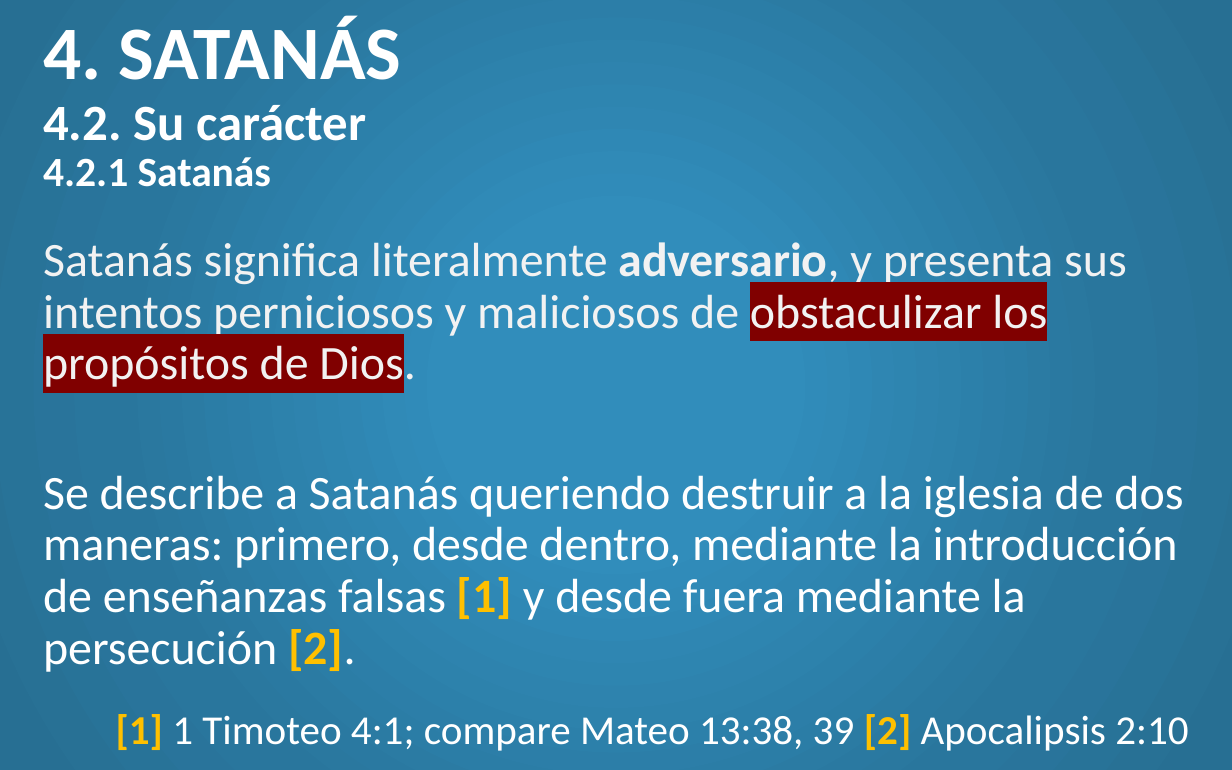
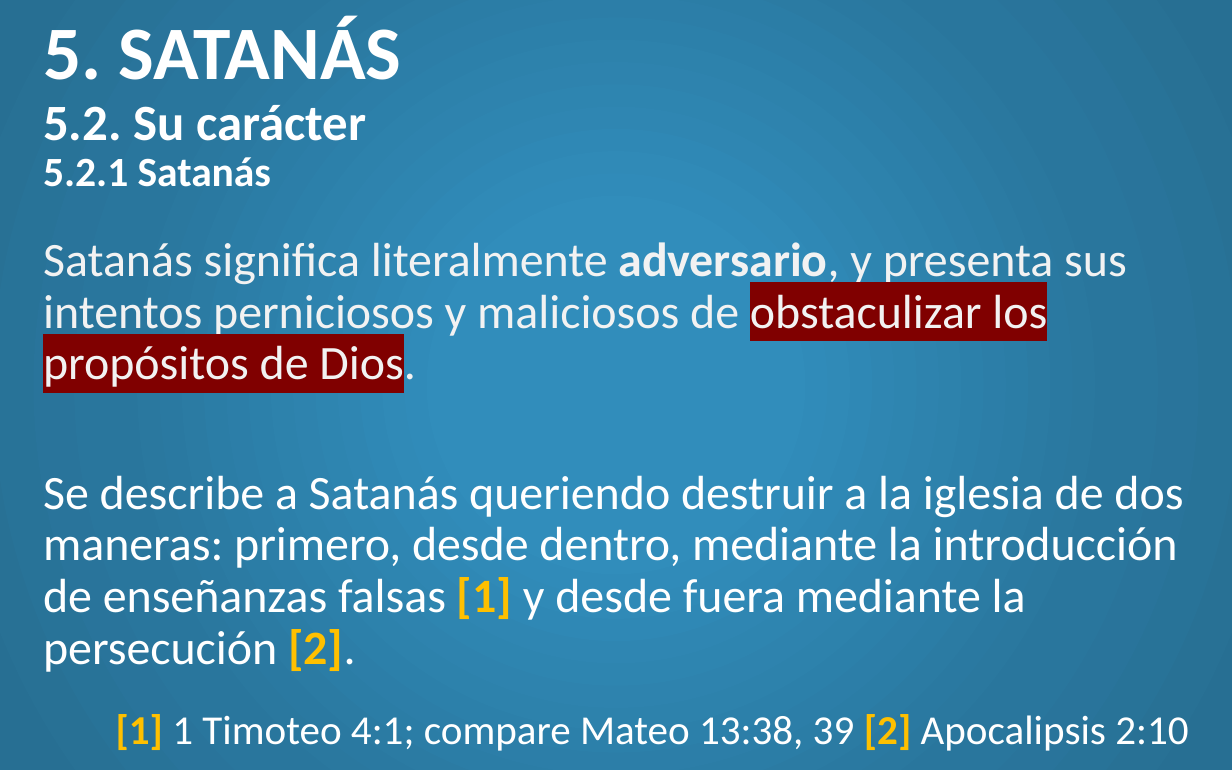
Before and after one commit to CreyTuning/documents, a slide deck: slide 28 of slideshow/Teologia Sistematica y Biblica - Myer Pearlman/Clases/5. Angeles.pptx. Drawn at 1232x770 pixels with LibreOffice and Linux fonts; fonts in the diff are those of the drawing. Boxes give left, top, right and bottom in pixels: in the first picture for what was removed or moved away, otherwise in the second. Text is boxed around its words. In the diff, an @@ line names an element or a change of style, - is before the commit and + after.

```diff
--- a/slideshow/Teologia Sistematica y Biblica - Myer Pearlman/Clases/5. Angeles.pptx
+++ b/slideshow/Teologia Sistematica y Biblica - Myer Pearlman/Clases/5. Angeles.pptx
@@ title at bbox=[43, 17, 402, 187]: text changed @@
-4. SATANÁS
-4.2. Su carácter
-4.2.1 Satanás
+5. SATANÁS
+5.2. Su carácter
+5.2.1 Satanás
```
Also in this commit, not shown: 12 other slides changed, 3 slides added, 4 other files.
